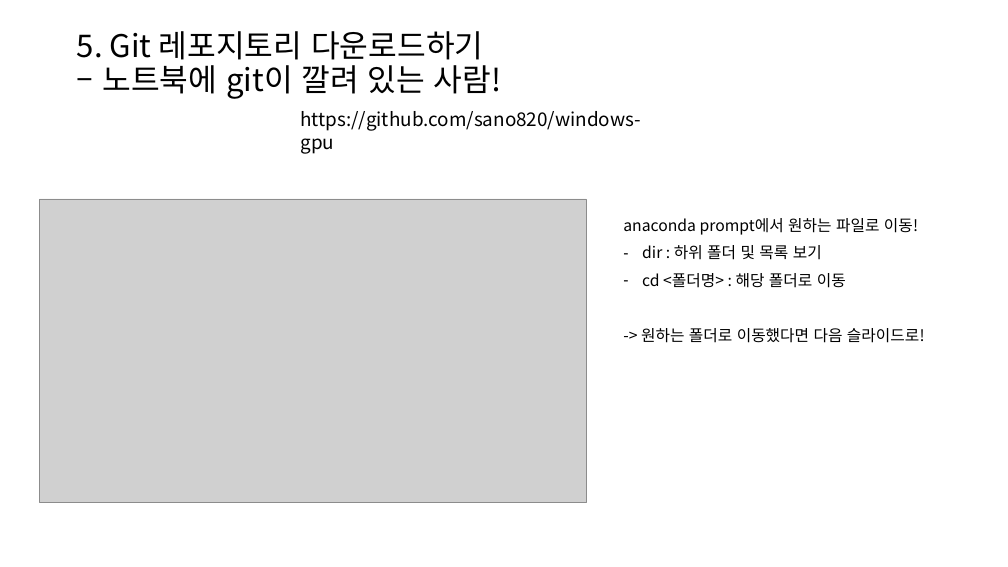
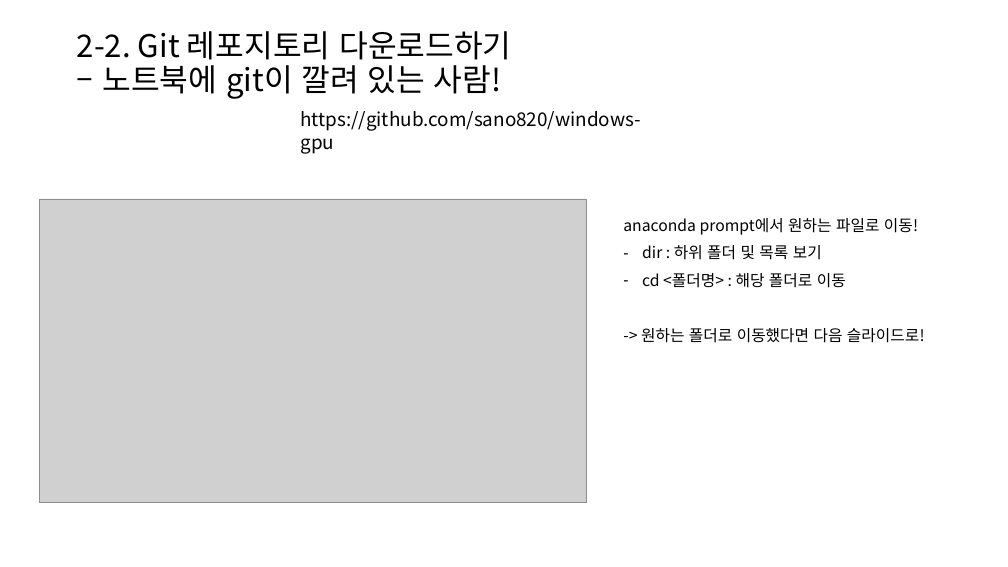
Before and after one commit to sano820/windows-gpu, a slide deck: slide 6 of docs/setting_gpu_for_window.pptx (slide 12 before the commit). Drawn at 1008x567 pixels with LibreOffice and Linux fonts; fonts in the diff are those of the drawing; grey boxes stand for pictures. Boxes give left, top, right and bottom in pixels: in the first picture for what was removed or moved away, otherwise in the second. Text is boxed around its words. In the diff, an @@ line names an element or a change of style, - is before the commit and + after.

```diff
--- a/docs/setting_gpu_for_window.pptx
+++ b/docs/setting_gpu_for_window.pptx
@@ title at [77,31,511,99]: text changed @@
-5. Git 레포지토리 다운로드하기
-– 노트북에 git이 깔려 있는 사람!
+2-2. Git 레포지토리 다운로드하기
+– 노트북에 git이 깔려 있는 사람!
```
Also in this commit, not shown: 9 other slides changed, 1 slide added, 1 slide removed, 3 other files.
